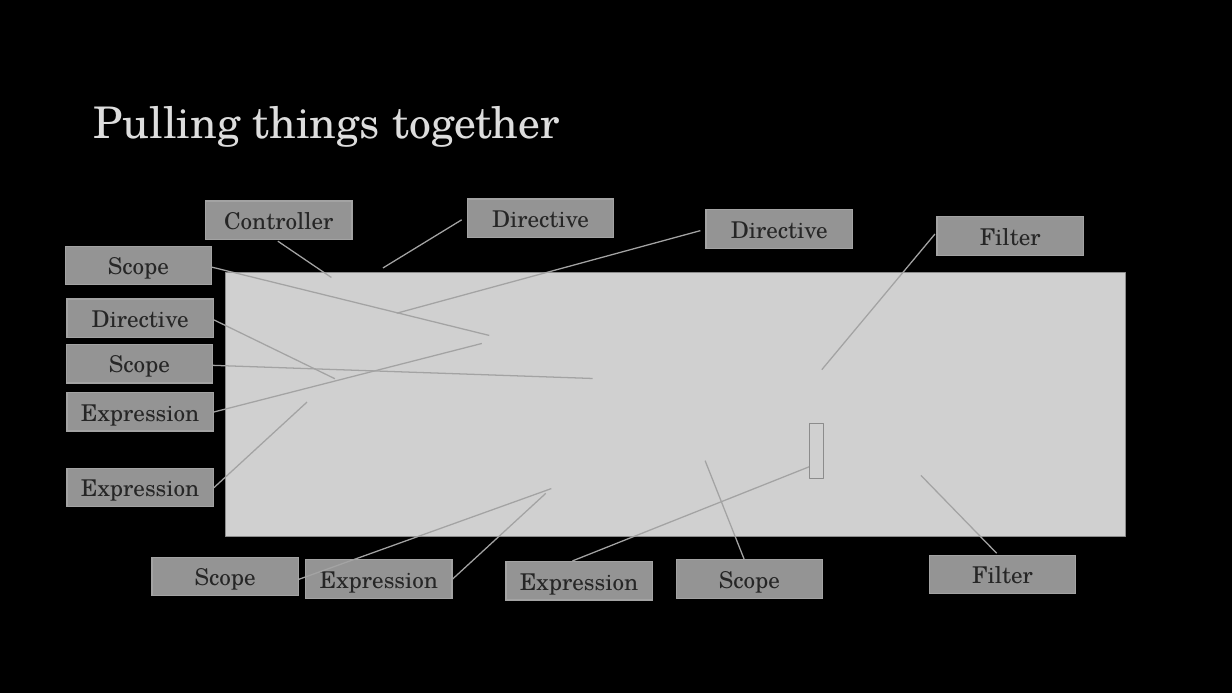
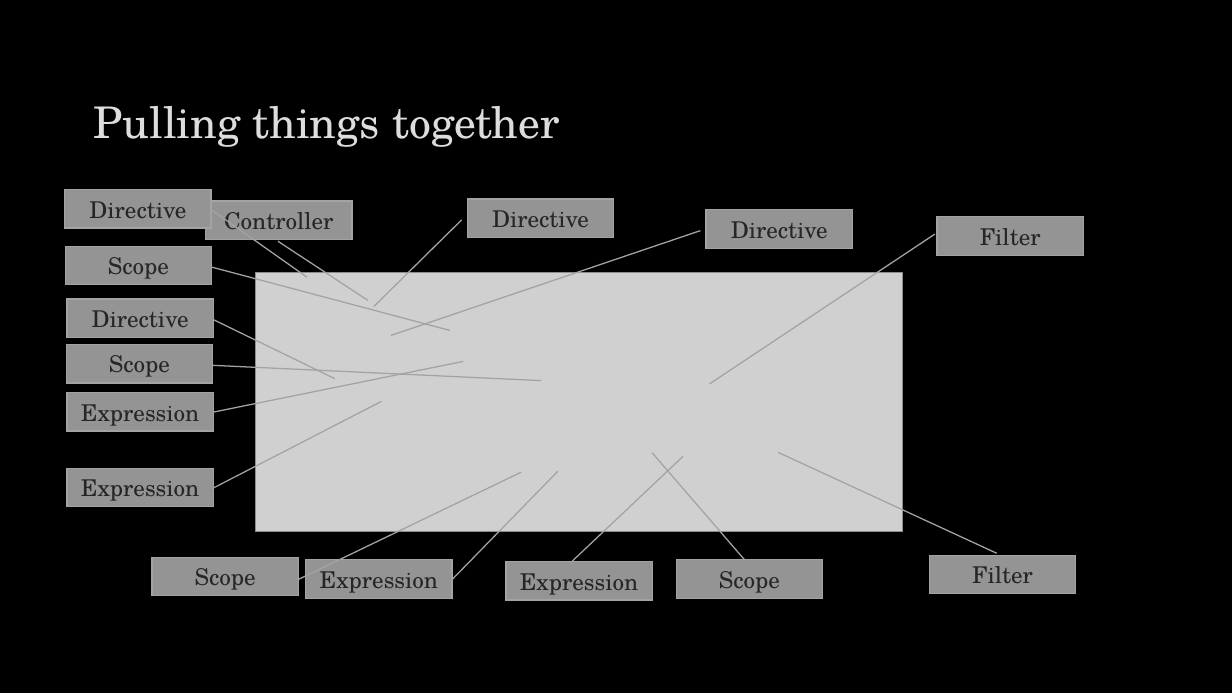
Before and after one commit to spietrek/SharePointCincy2015, a slide deck: slide 13 of Building SPAs in SharePoint Using AngularJS.pptx (slide 21 before the commit). Drawn at 1232x693 pixels with LibreOffice and Linux fonts; fonts in the diff are those of the drawing; grey boxes stand for pictures; background and template pictures are left out. Boxes give left, top, right and bottom in pixels: in the first picture for what was removed or moved away, otherwise in the second. Text is boxed around its words. In the diff, an @@ line names an element or a change of style, - is before the commit and + after.

```diff
--- a/Building SPAs in SharePoint Using AngularJS.pptx
+++ b/Building SPAs in SharePoint Using AngularJS.pptx
@@ border callout added at box(65, 189, 211, 228), fill #949494, outline #A3A3A3 1 pt, 18 pt, text #262626 @@
+Directive
@@ proportions changed in 3 elements at box(306, 560, 452, 599), box(506, 562, 653, 601), box(206, 201, 352, 239) @@
@@ picture: place and size @@
-picture at box(226, 273, 1126, 536)
+picture at box(256, 273, 903, 532)
@@ picture removed at box(810, 423, 823, 478) @@
```
Also in this commit, not shown: 12 other slides changed, 8 slides removed.
